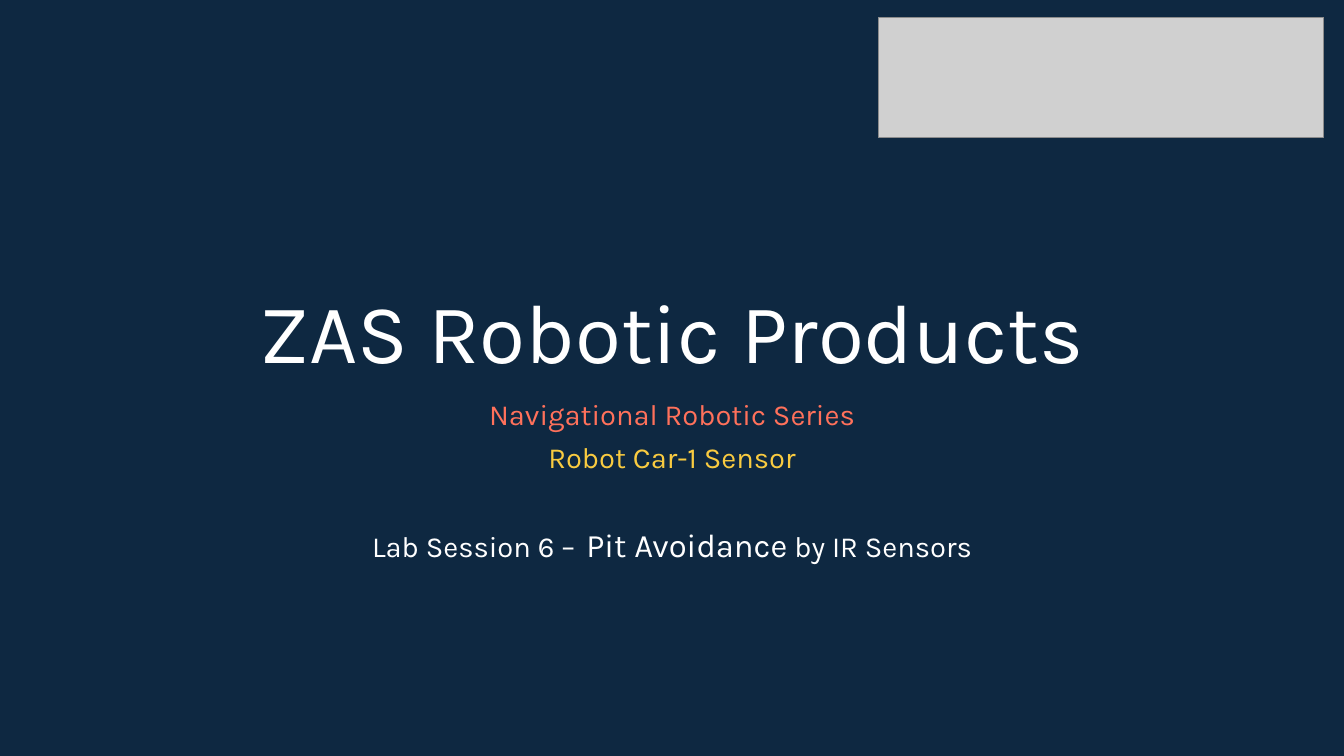
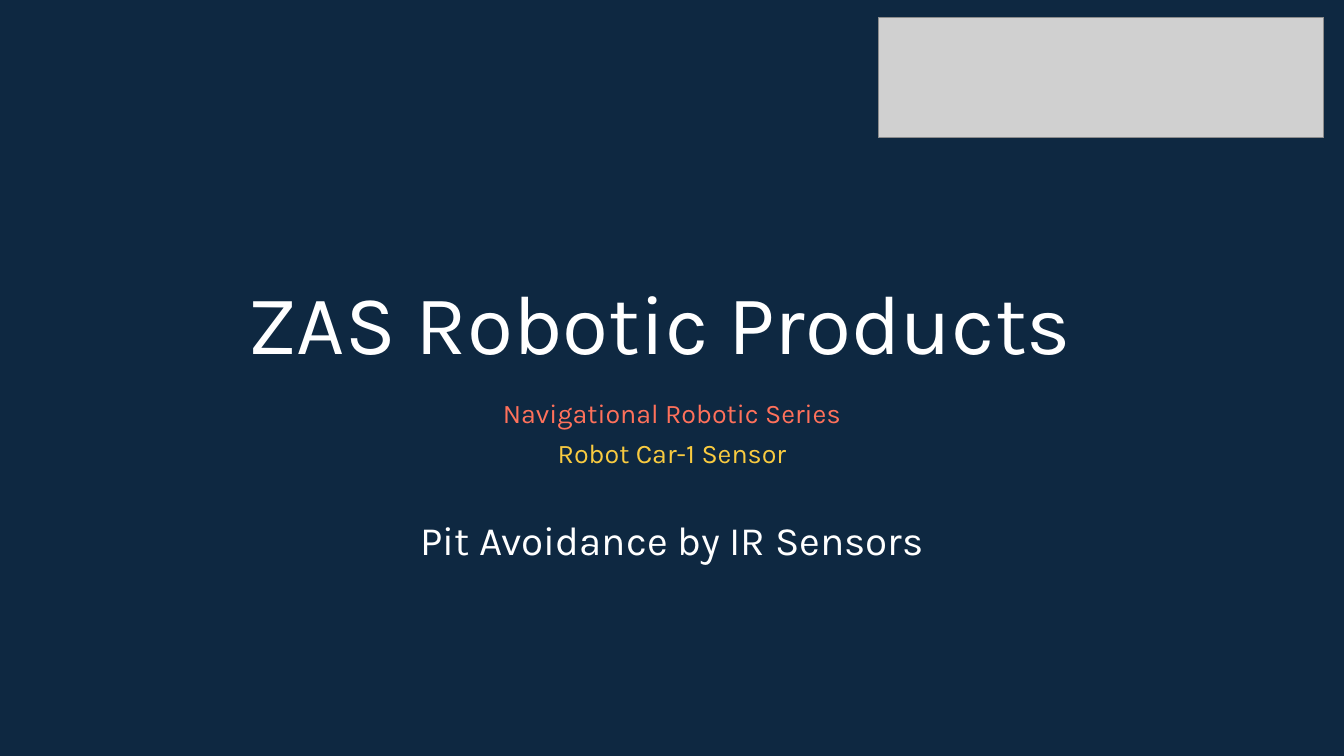
Before and after one commit to info-zas/zas-robotics-car-1-sensors, a slide deck: slide 1 of 01_FoundationProjects/06_Car-1_PitAvoidance_Using_IR/06_Car-1_PitAvoidance_Using_IR.pptx. Drawn at 1344x756 pixels with LibreOffice and Linux fonts; fonts in the diff are those of the drawing; grey boxes stand for pictures. Boxes give left, top, right and bottom in pixels: in the first picture for what was removed or moved away, otherwise in the second. Text is boxed around its words. In the diff, an @@ line names an element or a change of style, - is before the commit and + after.

Commit message:
01_Car_Basic_movements.pptx  06_Car-1_PitAvoidance_Using_IR.pptx updates

```diff
--- a/01_FoundationProjects/06_Car-1_PitAvoidance_Using_IR/06_Car-1_PitAvoidance_Using_IR.pptx
+++ b/01_FoundationProjects/06_Car-1_PitAvoidance_Using_IR/06_Car-1_PitAvoidance_Using_IR.pptx
@@ title "ZAS Robotic Products": place and size @@
-title "ZAS Robotic Products" at [260, 305, 1083, 364]
+title "ZAS Robotic Products" at [247, 296, 1070, 355]
@@ subtitle at [503, 404, 841, 464]: size 20.8 to 19.2 pt in "Navigational Robotic Series", "Robot Car-1 Sensor"; line spacing 0.83 to 0.82 @@
@@ subtitle at [420, 527, 923, 565]: text changed; size 20.8 to 28.8 pt @@
-Lab Session 6 – Pit Avoidance by IR Sensors
+Pit Avoidance by IR Sensors
```
Also in this commit, not shown: 23 other slides changed.
